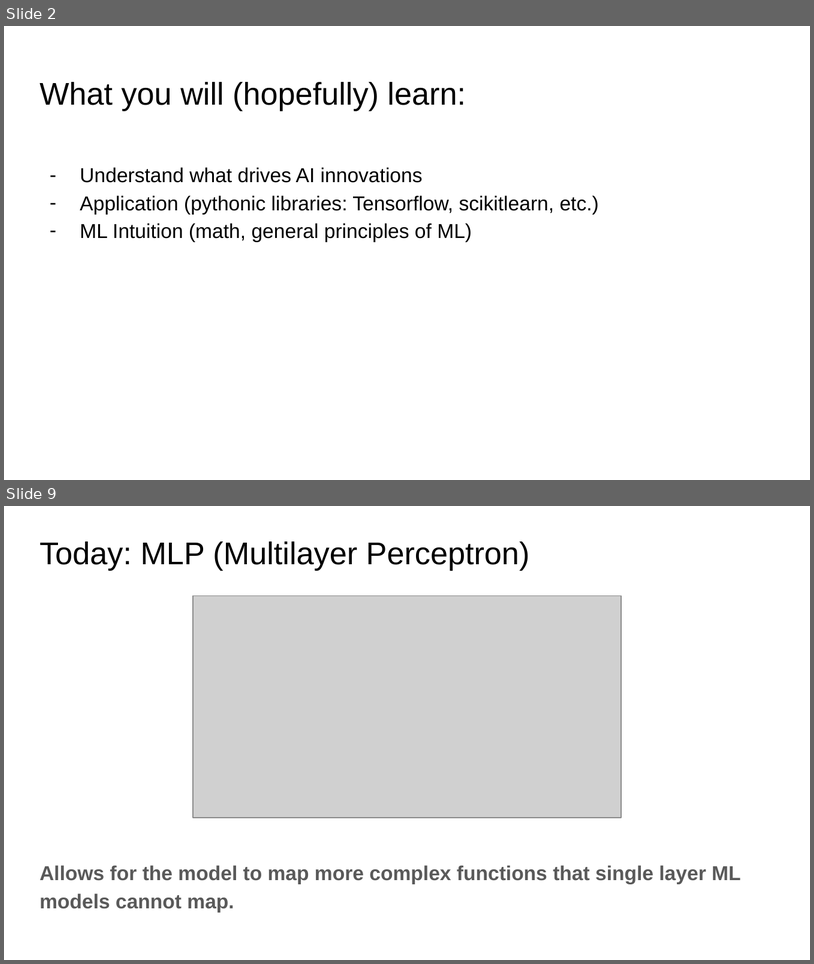
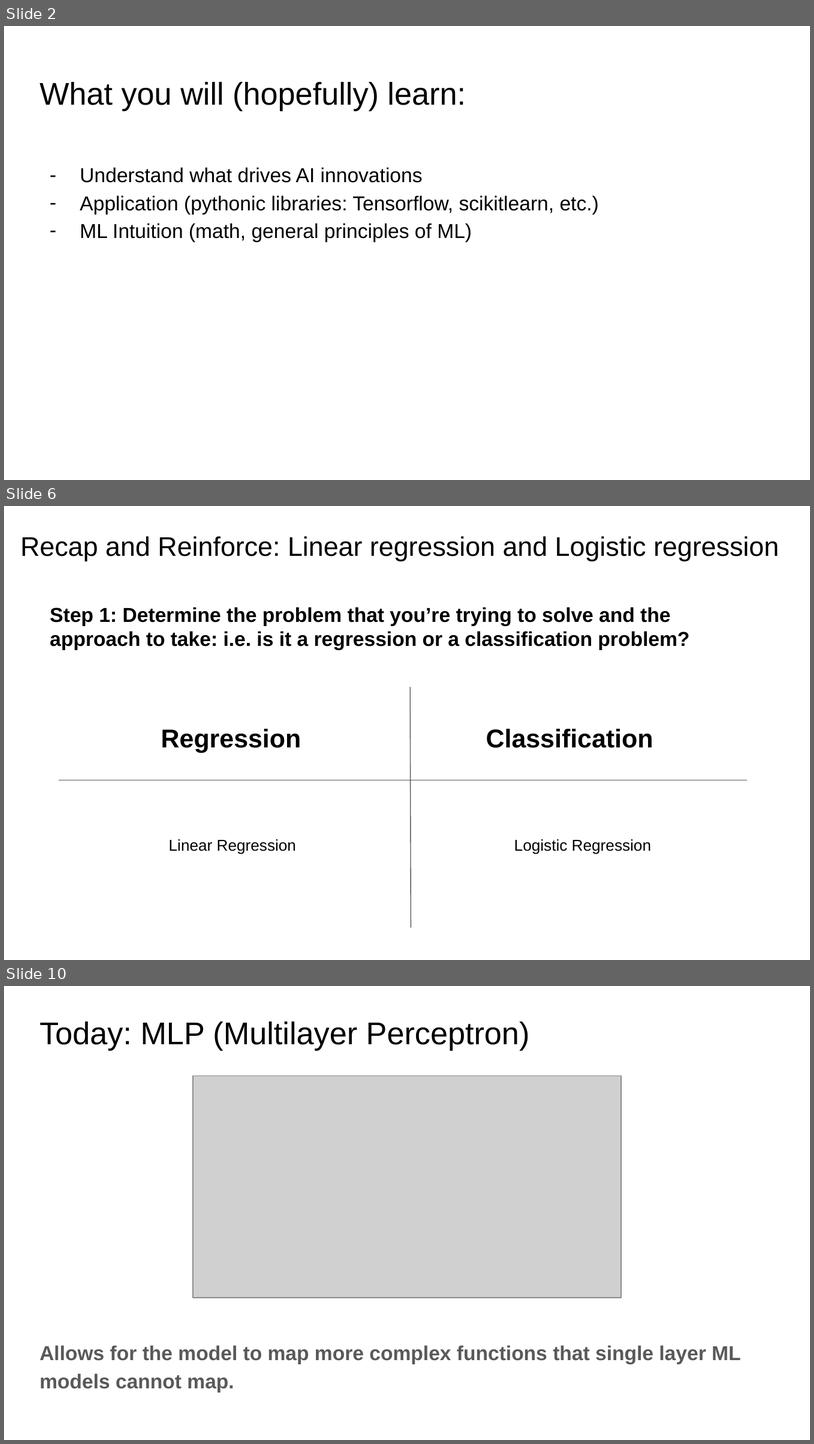
Before and after one commit to Benjamintdk/ML201, a slide deck: MLP/Lesson 1_ MLP.pptx. Shown one above the other, each under a label of ours: slides 2 and 9 before the commit, slides 2, 6 and 10 after it; the slides between them are not shown. The pictures are 814x964 and 814x1444 pixels, drawn with LibreOffice and Linux fonts; fonts in the diff are those of the drawing; grey boxes stand for pictures. Boxes give left, top, right and bottom in pixels: in the first picture for what was removed or moved away, otherwise in the second. Text is boxed around its words. In the diff, an @@ line names an element or a change of style, - is before the commit and + after.

```diff
--- a/MLP/Lesson 1_ MLP.pptx
+++ b/MLP/Lesson 1_ MLP.pptx
@@ slide 6 added at (4,506,810,960), background #FFFFFF @@
@@ title added at (20,536,779,561), 24 pt, text #000000 @@
+Recap and Reinforce: Linear regression and Logistic regression
@@ text added at (50,607,690,649), 18 pt, text #000000, bold @@
+Step 1: Determine the problem that you’re trying to solve and the approach to take: i.e. is it a regression or a classification problem?
@@ line added from (410, 687) to (411, 927), #595959 0.75 pt @@
@@ text added at (161,729,302,753), 23 pt, text #000000, bold @@
+Regression
@@ text added at (486,729,654,748), 23 pt, text #000000, bold @@
+Classification
@@ line added from (59, 780) to (747, 780), #595959 0.75 pt @@
@@ text added at (169,839,296,854), 14 pt, text #000000 @@
+Linear Regression
@@ text added at (515,839,651,854), 14 pt, text #000000 @@
+Logistic Regression
@@ what was slide 9 is now slide 10 @@
```
Also in this commit, not shown: 6 slides changed, 3 other slides added, 2 slides removed, 3 other files.
